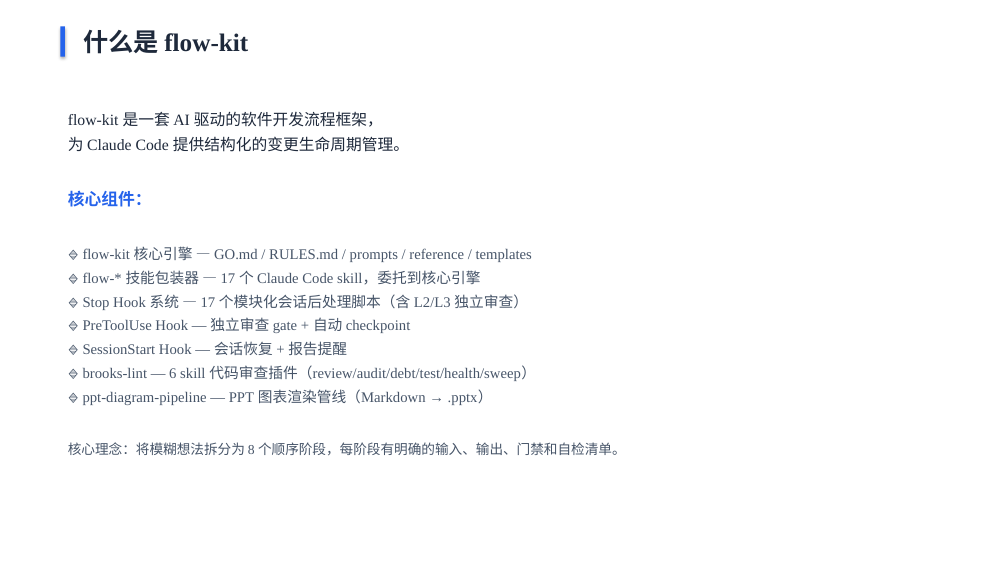
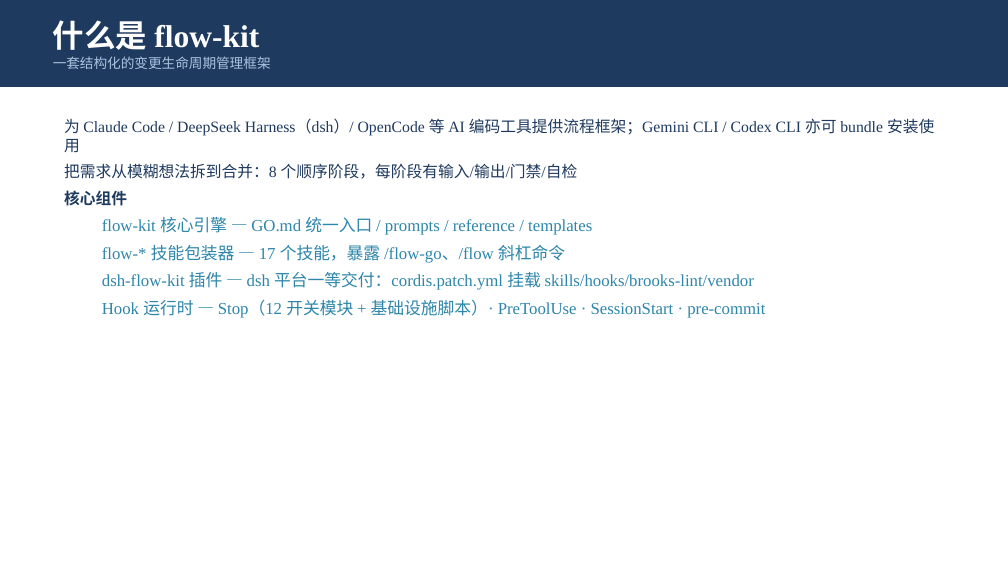
Before and after one commit to Hellrabb/flow-kit, a slide deck: slide 2 of flow-kit-用户指南.pptx. Drawn at 1008x567 pixels with LibreOffice and Linux fonts; fonts in the diff are those of the drawing. Boxes give left, top, right and bottom in pixels: in the first picture for what was removed or moved away, otherwise in the second. Text is boxed around its words. In the diff, an @@ line names an element or a change of style, - is before the commit and + after.

Commit message:
docs(user-guide-sync-2026-09): 阶段4 DEV — 用户指南 deck 重建 20 页（slides.json 生成器 + deck_checks 断言 + 渲染验证）

```diff
--- a/flow-kit-用户指南.pptx
+++ b/flow-kit-用户指南.pptx
@@ rectangle added at bbox=[0, 0, 1008, 87], fill #1F3A5F @@
@@ text "什么是 flow-kit": place and size @@
-text "什么是 flow-kit" at bbox=[83, 30, 248, 54]
+text "什么是 flow-kit" at bbox=[53, 20, 271, 69]
@@ text "什么是 flow-kit" at bbox=[53, 20, 271, 69]: vertical alignment top to middle @@
@@ text at bbox=[53, 20, 259, 50]: size 24 to 30 pt, text colour #1E293B to #FFFFFF in "什么是 flow-kit" @@
@@ rectangle removed at bbox=[60, 26, 65, 57] @@
@@ text at bbox=[53, 56, 271, 69]: paragraph added @@
+一套结构化的变更生命周期管理框架
@@ text at bbox=[64, 118, 934, 318]: text changed; size 14 to 16 pt; text colour #475569 to #2E86AB @@
-flow-kit 是一套 AI 驱动的软件开发流程框架，
-为 Claude Code 提供结构化的变更生命周期管理。
-核心组件：
-🔹 flow-kit 核心引擎 — GO.md / RULES.md / prompts / reference / templates
-🔹 flow-* 技能包装器 — 17 个 Claude Code skill，委托到核心引擎
-🔹 Stop Hook 系统 — 17 个模块化会话后处理脚本（含 L2/L3 独立审查）
-🔹 PreToolUse Hook — 独立审查 gate + 自动 checkpoint
-🔹 SessionStart Hook — 会话恢复 + 报告提醒
-🔹 brooks-lint — 6 skill 代码审查插件（review/audit/debt/test/health/sweep）
-🔹 ppt-diagram-pipeline — PPT 图表渲染管线（Markdown → .pptx）
-核心理念：将模糊想法拆分为 8 个顺序阶段，每阶段有明确的输入、输出、门禁和自检清单。
+为 Claude Code / DeepSeek Harness（dsh）/ OpenCode 等 AI 编码工具提供流程框架；Gemini CLI / Codex CLI 亦可 bundle 安装使用
+把需求从模糊想法拆到合并：8 个顺序阶段，每阶段有输入/输出/门禁/自检
+核心组件
+  flow-kit 核心引擎 — GO.md 统一入口 / prompts / reference / templates
+  flow-* 技能包装器 — 17 个技能，暴露 /flow-go、/flow 斜杠命令
+  dsh-flow-kit 插件 — dsh 平台一等交付：cordis.patch.yml 挂载 skills/hooks/brooks-lint/vendor
+  Hook 运行时 — Stop（12 开关模块 + 基础设施脚本）· PreToolUse · SessionStart · pre-commit
```
Also in this commit, not shown: 11 other slides changed, 8 slides added, 7 slides removed, 3 other files.
